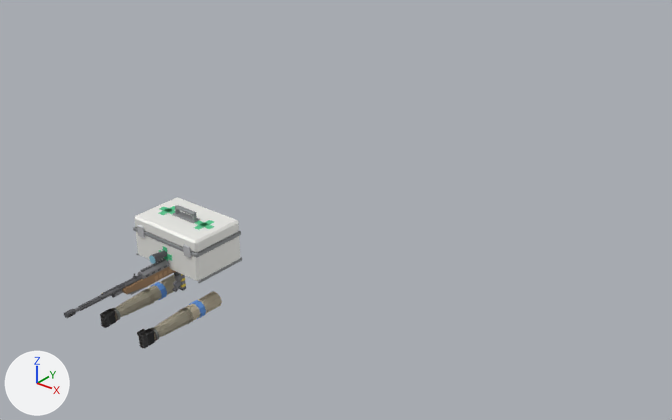
Renders of the glTF model public/zona/models/armi.glb from each side of a commit.
The view is the same before and after, from a 50 mm lens placed at (4.22, -3.69, 3.03), pointed at (1.17, 0.12, 0.67). Arrows for +X, +Y and +Z are at lower left; the lights stay in place. The first picture is the older version. Where no turn or scale is listed for an object, it has been applied to the vertices.

Names of what the first picture shows: 'braccia_blu', 'calabrone', 'calabrone_caricatore', 'cassa_medica', 'falco', 'ruggito', 'ruggito_caricatore', 'tuono'.
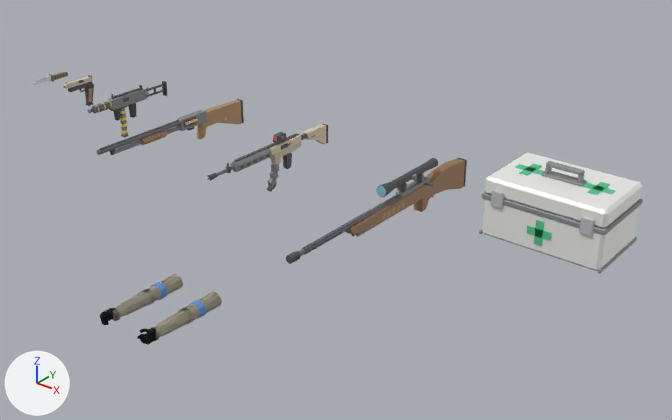
The edits, one by one:
Object 'baretta' (ob_baretta) moves from (0.0, 0.0, 0.0) to (-0.9, 0.0, 1.0).
Object 'calabrone' (ob_calabrone) moves from (0.0, 0.0, 0.0) to (-0.45, 0.0, 1.0).
Object 'calabrone_caricatore' (ob_calabrone_caricatore) moves from (0.0, 0.0, 0.0) to (-0.45, 0.0, 1.0).
Object 'cassa_medica' (ob_cassa_medica) moves from (0.0, 0.0, 0.0) to (2.6, 0.0, 1.0).
Object 'coltello' (ob_coltello) moves from (0.0, 0.0, 0.0) to (-1.3, 0.0, 1.0).
Object 'falco' (ob_falco) moves from (0.0, 0.0, 0.0) to (1.8, 0.0, 1.0).
Object 'ruggito' (ob_ruggito) moves from (0.0, 0.0, 0.0) to (0.9, 0.0, 1.0).
Object 'ruggito_caricatore' (ob_ruggito_caricatore) moves from (0.0, 0.0, 0.0) to (0.9, 0.0, 1.0).
Object 'tuono' (ob_tuono) moves from (0.0, 0.0, 0.0) to (0.15, 0.0, 1.0).

Where the change shows, as pixel boxes [x1, y1, x2, y2] in the pictures (672 x 420 px):
'cassa_medica', moved: before [133, 197, 242, 283]; after [479, 152, 643, 274]
'falco', moved: before [64, 250, 176, 318]; after [286, 158, 467, 264]
'tuono', moved (mostly hidden before): before [99, 274, 142, 298]; after [96, 99, 244, 155]
'ruggito', moved: before [116, 258, 169, 288]; after [207, 124, 328, 181]
'calabrone', moved (mostly hidden before): before [174, 272, 179, 276]; after [88, 81, 167, 121]
'baretta', moved (not visible before): after [64, 75, 94, 106]
'ruggito_caricatore', moved: before [172, 273, 183, 292]; after [267, 163, 279, 192]
'calabrone_caricatore', moved: before [179, 274, 186, 291]; after [120, 108, 129, 138]
'coltello', moved (not visible before): after [31, 72, 68, 85]
